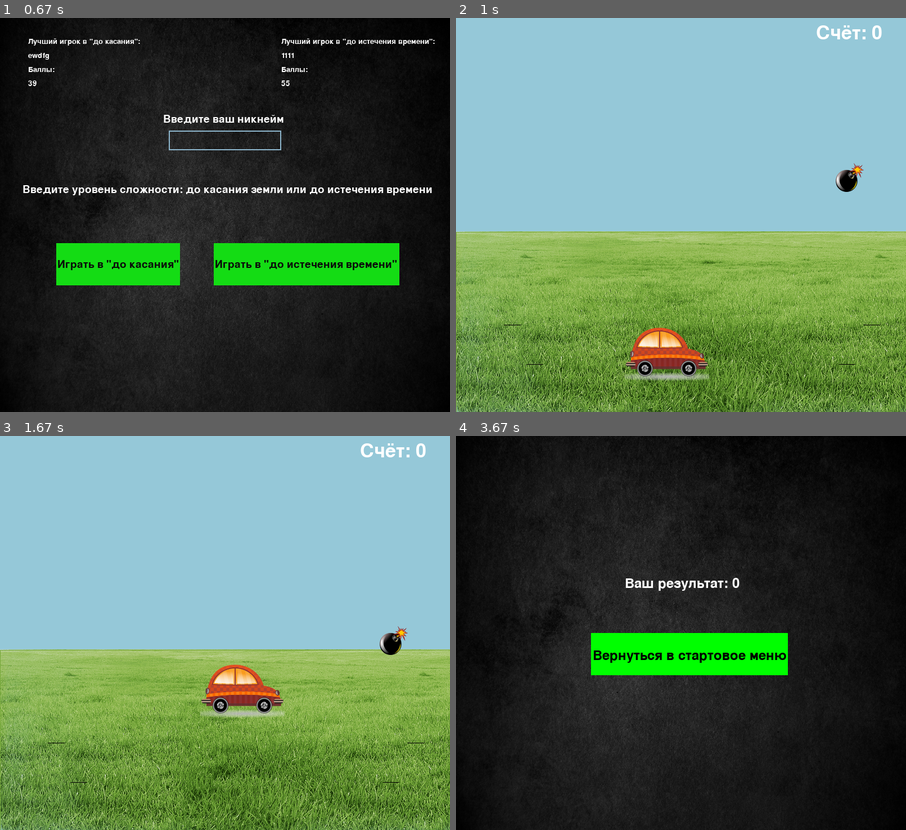
Above: before the commit, frames 1-4 (two rows, left to right).
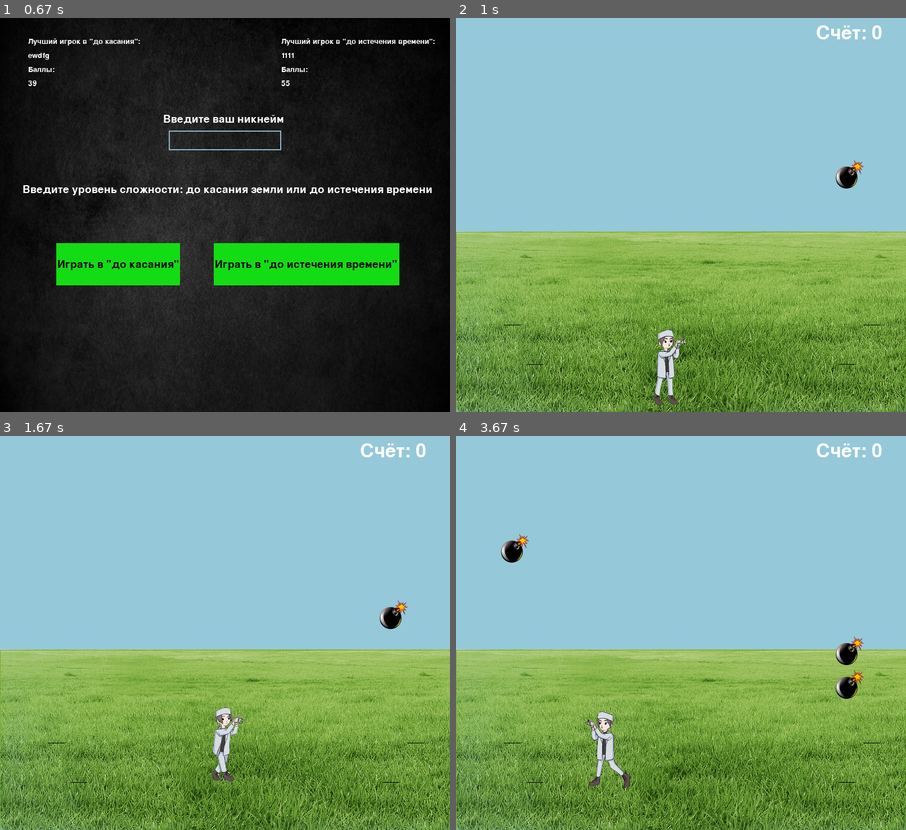
Above: after the commit, the same moments.

Repository: Artpukh/pygame-project
Game: pygame game, started from main.py
Same seed, same stepped clock (60 frames per second), same inputs: the game is played once before the commit and once after it.
Inputs (mouse positions are in pixels of both pictures, inside the frame that each line leads up to):
- Up to frame 1 (0.67 s): hold Right from 0.33 s (still down)
- Up to frame 2 (1 s): release Right at 0.8 s; click (573, 262) at 0.93 s
- Up to frame 3 (1.67 s): hold Up 1.22-1.52 s; hold Right from 1.55 s (still down)
- Up to frame 4 (3.67 s): release Right at 2.02 s; hold Left 2.05-2.58 s; hold Down 2.62-2.92 s; hold Left 2.95-3.35 s; hold Up from 3.38 s (still down)

Frame 1 is identical in both runs. In frame 2, 2.2% of the frame differs, in the area x 37-91%, y 36-99%; in frame 3, 2.8%; in frame 4, 99%, in the area x 0-100%, y 0-100%.

Commit message:
commit of animation

Diff:
--- a/main.py
+++ b/main.py
@@ -17,6 +17,7 @@
 count = 0
 seconds = 60
 wall_list = []
+left = False
 step = 8
 choosen_level = None
 screen_rect = pygame.Rect(0, 0, width, height)
@@ -114,6 +115,25 @@
     spis = for_open_2()
     return spis
 
+def move(xstep, ystep, player_rect):
+    player_rect.x += xstep
+    for block in wall_list:
+        if player_rect.colliderect(block):
+            if xstep < 0:
+                player_rect.left = block.right
+            elif xstep > 0:
+                player_rect.right = block.left
+            break
+
+    player_rect.y += ystep
+    for block in wall_list:
+        if player_rect.colliderect(block):
+            if ystep < 0:
+                player_rect.top = block.bottom
+            elif ystep > 0:
+                player_rect.bottom = block.top
+            break
+
 
 class Grass(pygame.sprite.Sprite):
     image = load_image("grass2.png", color_key=None) # grass1.png
@@ -127,56 +147,6 @@
         # располагаем горы внизу
         self.rect.bottom = height
 
-
-class Catcher(pygame.sprite.Sprite):
-    image = load_image('car2.png', color_key=None)
-
-    def __init__(self, *group):
-        super().__init__(*group)
-        self.image = Catcher.image
-        self.rect = self.image.get_rect()
-        self.rect.x = 300
-        self.rect.y = 550
-        self.spr = self.rect
-        self.gamer_left = pygame.transform.flip(self.image, True, False)
-        self.main_gamer = self.image
-
-    def move(self, x_step, y_step):
-        self.spr.x += x_step
-        for wall in wall_list:
-            if self.spr.colliderect(wall):
-                if x_step < 0:
-                    self.spr.left = wall.right
-                elif x_step > 0:
-                    self.spr.right = wall.left
-                break
-
-        self.spr.y += y_step
-        for wall in wall_list:
-            if self.spr.colliderect(wall):
-                if y_step < 0:
-                    self.spr.top = wall.bottom
-                elif y_step > 0:
-                    self.spr.bottom = wall.top
-                break
-
-    def update(self, *args):
-        if pygame.sprite.spritecollide(self, faller_spr, True):
-            global count
-            count += 1
-        if args and (pygame.key.get_pressed()[pygame.K_RIGHT]):
-            self.move(step, 0)
-            self.image = self.main_gamer
-
-        if args and (pygame.key.get_pressed()[pygame.K_LEFT]):
-            self.move(-step, 0)
-
-            self.image = self.gamer_left
-        if args and (pygame.key.get_pressed()[pygame.K_UP]):
-            self.move(0, -step)
-
-        if args and (pygame.key.get_pressed()[pygame.K_DOWN]):
-            self.move(0, step)
 
 
 class Faller(pygame.sprite.Sprite, ):
@@ -372,36 +342,81 @@
             self.kill()
 
 
+class AnimatedSprite(pygame.sprite.Sprite):
+    def __init__(self, sheet, columns, rows, x, y, *group):
+        super().__init__(*group)
+        self.frames = []
+        self.cut_sheet(sheet, columns, rows)
+        self.cur_frame = 0
+        self.image = self.frames[self.cur_frame]
+        self.image = pygame.transform.scale(self.image, (150, 150))
+        self.rect = self.image.get_rect()
+        self.rect = self.rect.move(x, y)
+        self.spr = self.rect
+
+    def cut_sheet(self, sheet, columns, rows):
+        self.rect = pygame.Rect(0, 0, sheet.get_width() // columns, sheet.get_height() // rows)
+        for j in range(rows):
+            for i in range(columns):
+                frame_location = (self.rect.w * i, self.rect.h * j)
+                self.frames.append(sheet.subsurface(pygame.Rect(frame_location, self.rect.size)))
+
+    def update(self):
+        self.cur_frame = (self.cur_frame + 1) % len(self.frames)
+        self.image = self.frames[self.cur_frame]
+
+    def update_left(self):
+        self.cur_frame = (self.cur_frame + 1) % len(self.frames)
+        self.image = pygame.transform.flip(self.frames[self.cur_frame], True, False)
+
+    def touch(self):
+        if pygame.sprite.spritecollide(self, faller_spr, True):
+            global count
+            count += 1
+
+
 spis = for_open_1()
 if spis is None:
     pygame.quit()
     sys.exit()
 check_level(spis[1])
 if __name__ == '__main__':
+    all_sprites = pygame.sprite.Group()
+    horizontal_borders = pygame.sprite.Group()
+    vertical_borders = pygame.sprite.Group()
+    animation = pygame.sprite.Group()
+    bomb_borders = pygame.sprite.Group()
+    dragon = AnimatedSprite(load_image("spritesheet_x6.png"), 36, 1, 300, 550, animation)
+    gamer_left = pygame.transform.flip(dragon.image, True, False)
+    main_gamer = dragon.image
+    count = 0
+    wall_list = []
     screen.fill((149, 200, 216))
     grass = Grass()
+    clock = pygame.time.Clock()
     timer = pygame.USEREVENT + 1
-    pygame.time.set_timer(timer, 1000)
-    timer2 = pygame.USEREVENT + 2
-    pygame.time.set_timer(timer2, 60000)
     VirusBorder(85, 545, 115)
     VirusBorder(125, 615, 155)
     VirusBorder(725, 545, 755)
     VirusBorder(680, 615, 710)
     gamer_spr = pygame.sprite.Group()
-    Catcher(gamer_spr)
     faller_spr = pygame.sprite.Group()
+    pygame.time.set_timer(timer, 1000)
+    timer2 = pygame.USEREVENT + 2
+    pygame.time.set_timer(timer2, 60000)
     Border(0, 380, 0, 700)
     Border(0, 700, 800, 700)
     Border(800, 375, 800, 700)
     Border(0, 380, 800, 380)
     Faller(faller_spr)
     stars = pygame.sprite.Group()
+
     running = True
     while running:
+
         for event in pygame.event.get():
             if event.type == pygame.QUIT:
-                end(spis)
+                running = False
             if event.type == timer:
                 Faller(faller_spr)
                 faller_spr.draw(screen)
@@ -410,19 +425,55 @@
             if event.type == timer2:
                 if choosen_level is False:
                     end(spis)
+            if event.type == pygame.MOUSEBUTTONDOWN:
+                pygame.quit()
+
+        if pygame.key.get_pressed()[pygame.K_RIGHT]:
+            move(step, 0, dragon.rect)
+            dragon.update()
+            dragon.image = pygame.transform.scale(dragon.image, (150, 150))
+            left = False
+
+        if pygame.key.get_pressed()[pygame.K_LEFT]:
+            move(-step, 0, dragon.rect)
+            dragon.update_left()
+            dragon.image = pygame.transform.scale(dragon.image, (150, 150))
+            left = True
+
+        if pygame.key.get_pressed()[pygame.K_UP]:
+            move(0, -step, dragon.rect)
+            if left:
+                dragon.update_left()
+                dragon.image = pygame.transform.scale(dragon.image, (150, 150))
+            else:
+                dragon.update()
+                dragon.image = pygame.transform.scale(dragon.image, (150, 150))
+
+        if pygame.key.get_pressed()[pygame.K_DOWN]:
+            move(0, step, dragon.rect)
+            if left:
+                dragon.update_left()
+                dragon.image = pygame.transform.scale(dragon.image, (150, 150))
+            else:
+                dragon.update()
+                dragon.image = pygame.transform.scale(dragon.image, (150, 150))
+
         event = None
         screen.fill((149, 200, 216))
         gamer_spr.update(event)
         all_sprites.draw(screen)
         all_sprites.update()
-        gamer_spr.draw(screen)
+       # gamer_spr.draw(screen)
         faller_spr.draw(screen)
         faller_spr.update()
-        bomb_borders.update()
+        dragon.touch()
         draw(screen)
-        if choosen_level and count == 50:
+        animation.draw(screen)
+        if choosen_level and count == 5:
             for_win_screen()
         pygame.display.flip()
         clock.tick(60)
+        pygame.display.flip()
+        clock.tick(60)
 
     pygame.quit()
--- a/open_2.py
+++ b/open_2.py
@@ -145,7 +145,6 @@
             sp = []
             sp.append(box.nick_and_lvl())
             sp.append('до истечения времени')
-            print(sp)
             return sp
 
 
Binary file added: data/korona1.png
Binary file added: data/spritesheet_x6.png
Binary file changed: game_data.db
